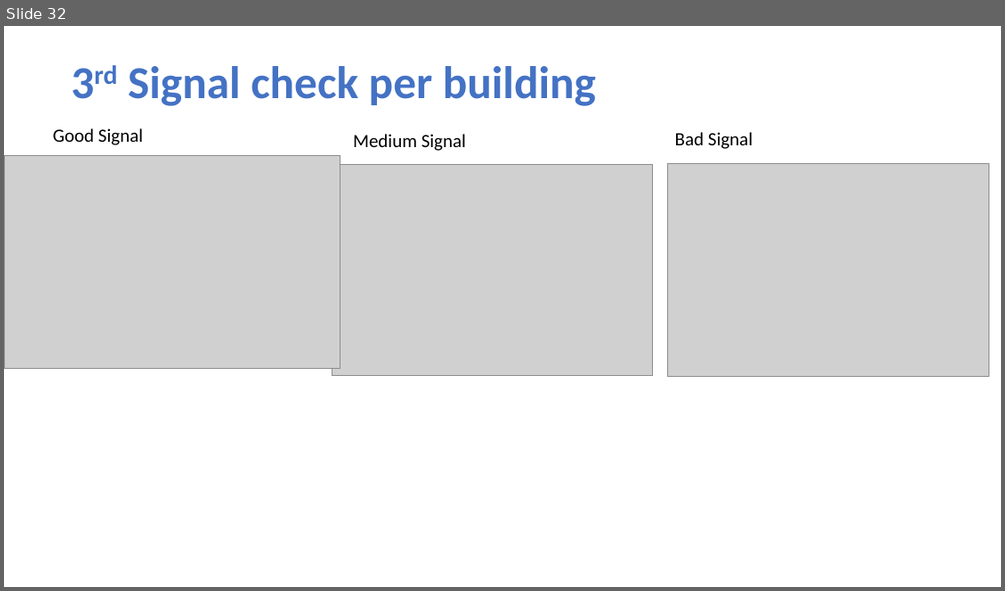
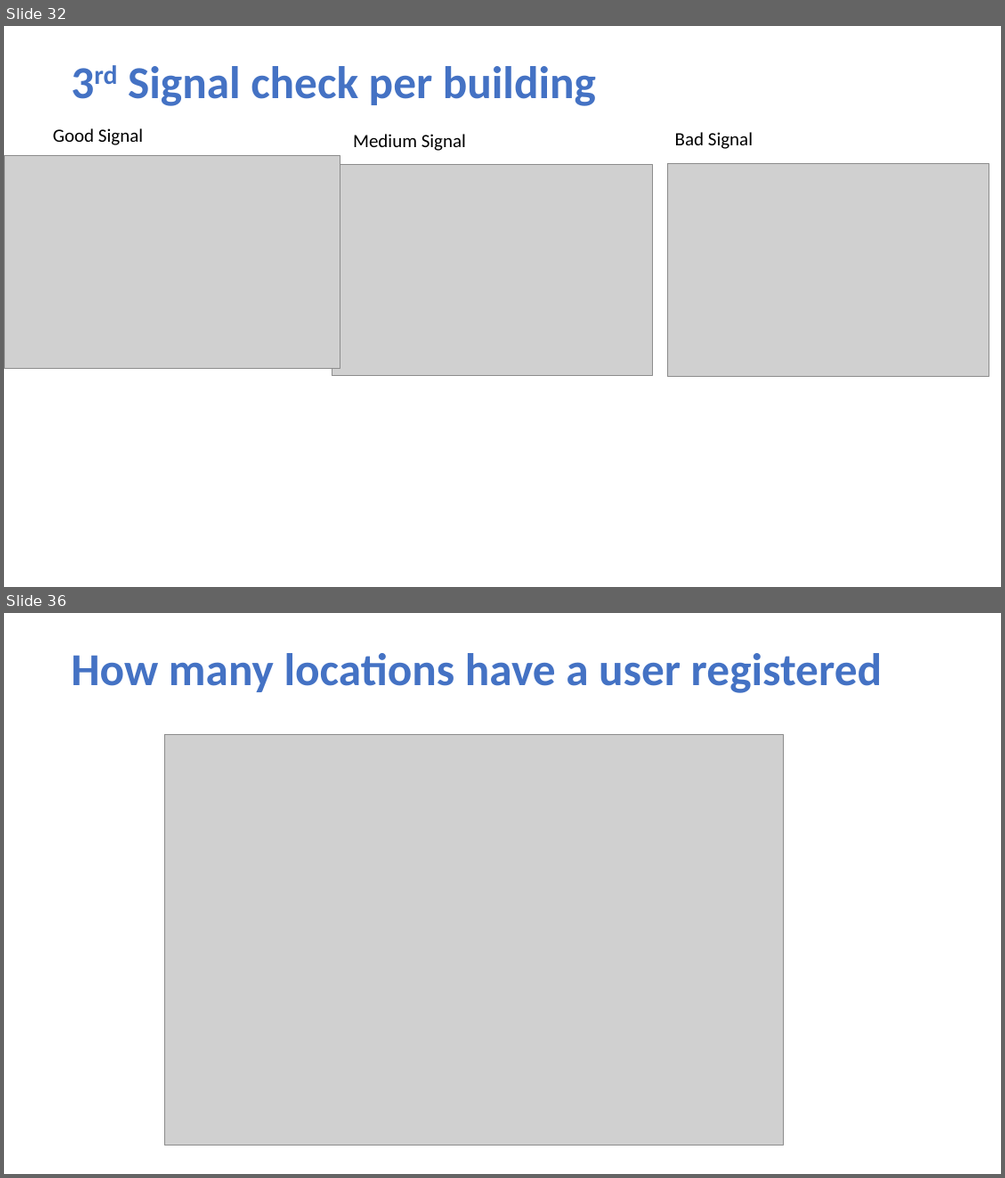
Before and after one commit to NatasjaFortuin/Wifi-locationing, a slide deck: Data etc/Log.pptx. Shown one above the other, each under a label of ours: slide 32 before the commit, slides 32 and 36 after it; the slides between them are not shown. The pictures are 1005x591 and 1005x1178 pixels, drawn with LibreOffice and Linux fonts; fonts in the diff are those of the drawing; grey boxes stand for pictures. Boxes give left, top, right and bottom in pixels: in the first picture for what was removed or moved away, otherwise in the second. Text is boxed around its words. In the diff, an @@ line names an element or a change of style, - is before the commit and + after.

```diff
--- a/Data etc/Log.pptx
+++ b/Data etc/Log.pptx
@@ slide 36 added at [4, 613, 1001, 1174], background #FFFFFF @@
@@ title added at [71, 653, 882, 693], 44 pt, text #4472C4, bold @@
+How many locations have a user registered
@@ picture added at [165, 735, 784, 1144] @@
```
Also in this commit, not shown: 4 other slides added, 43 other files.
